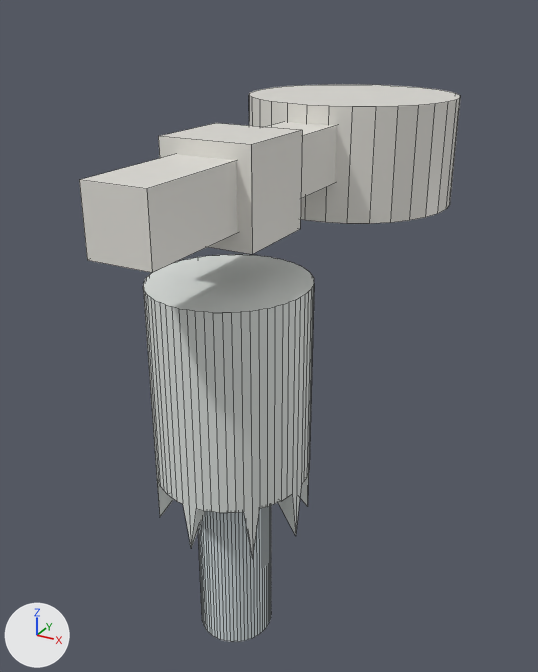
The Blender file Assets/pilari.blend: old version first, new version second.
Rendered twice from a 50 mm camera at (6.01, -8.93, 7.61) aimed at (-0.09, 2.16, 2.06). Every picture has the same lights, and +X, +Y and +Z are marked at lower left. Mesh edges are drawn as thin lines.
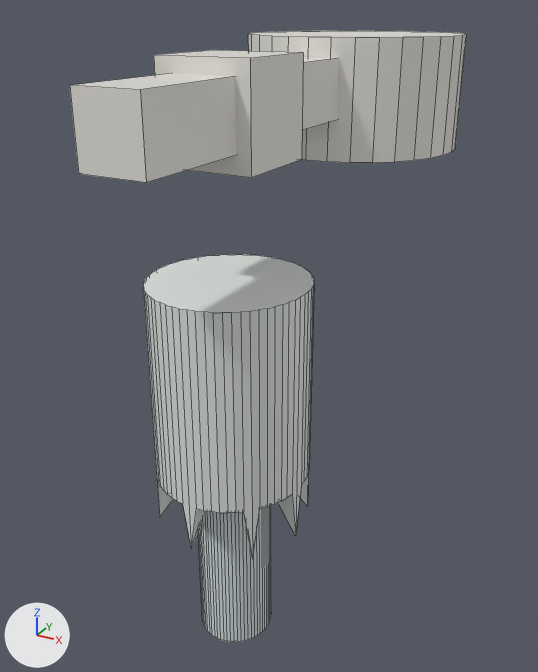
The change in detail:
me_cylinder_002 has 88 vertices, 52 faces and spans x -1.48..1.6, y -1.76..5.07, z 2.17..2.76.
me_cylinder_002 is used by ob_cylinder_002; location (0.14, 0.14, -3.17); scale (1.3, 1.34, 3.36).
me_cylinder_002 part 1: the whole mesh is moved by (-0.08, -0.18, -2.49).
Object 'Cylinder.002' (ob_cylinder_002) moves from (0.14, 0.14, -3.17) to (0.24, 0.38, 6.28).

Location of each change, [x1, y1, x2, y2] in pixels of the pictures (538 x 672 px):
'Cylinder.002', moved: before [79, 84, 460, 273]; after [70, 31, 467, 182]
